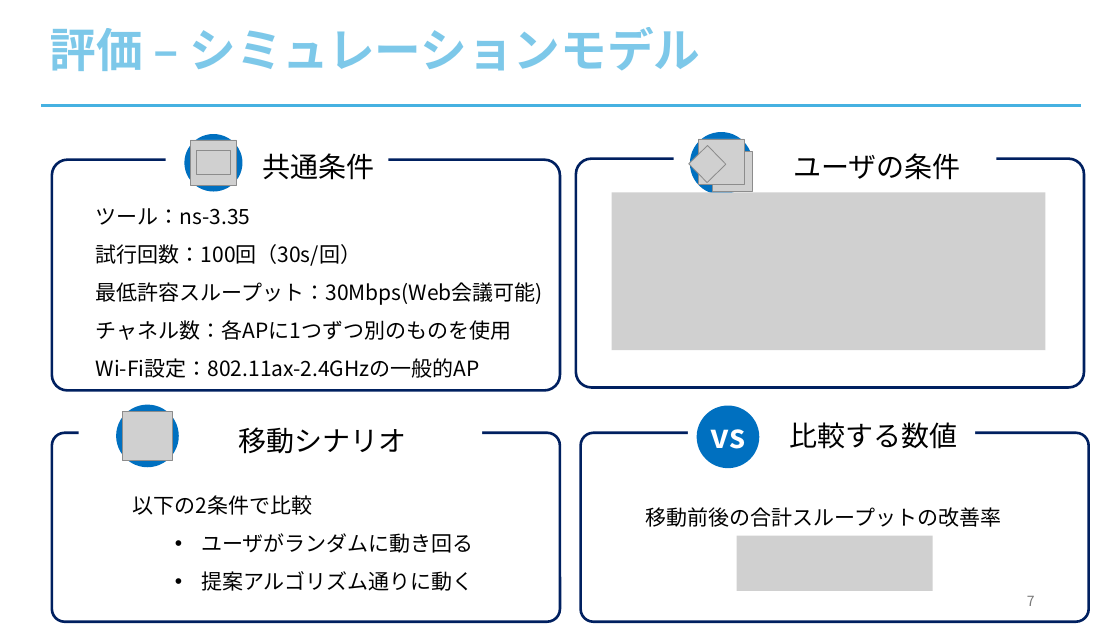
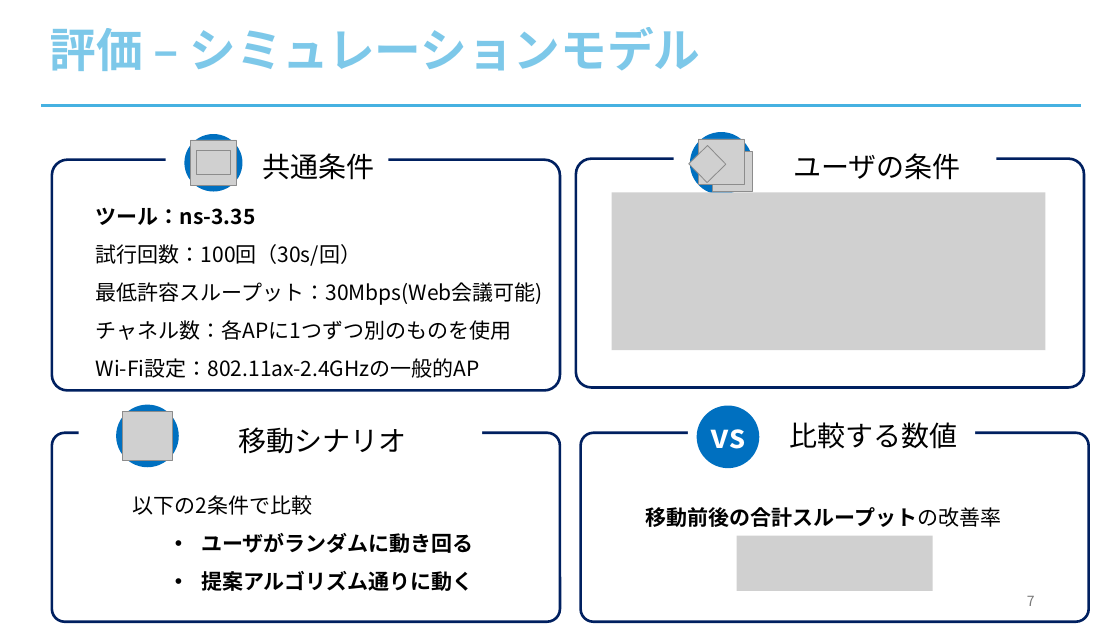
Before and after one commit to M-K-1218/kamikawa_2025_Midterm_Presentation, a slide deck: slide 8 of 発表用スライド_中間発表.pptx. Drawn at 1120x630 pixels with LibreOffice and Linux fonts; fonts in the diff are those of the drawing; grey boxes stand for pictures. Boxes give left, top, right and bottom in pixels: in the first picture for what was removed or moved away, otherwise in the second. Text is boxed around its words. In the diff, an @@ line names an element or a change of style, - is before the commit and + after.

```diff
--- a/発表用スライド_中間発表.pptx
+++ b/発表用スライド_中間発表.pptx
@@ text at (96,207,256,225): bold on in "ツール：ns-3.35" @@
@@ text "移動前後の合計スループットの改善率" at (646,507,1002,527): bold on in "移動前後の合計スループットの改善率" @@
@@ text at (201,533,474,591): bold on in "ユーザがランダムに動き回る", "提案アルゴリズム通りに動く" @@
```
Also in this commit, not shown: 3 other slides changed, 1 slide removed.
